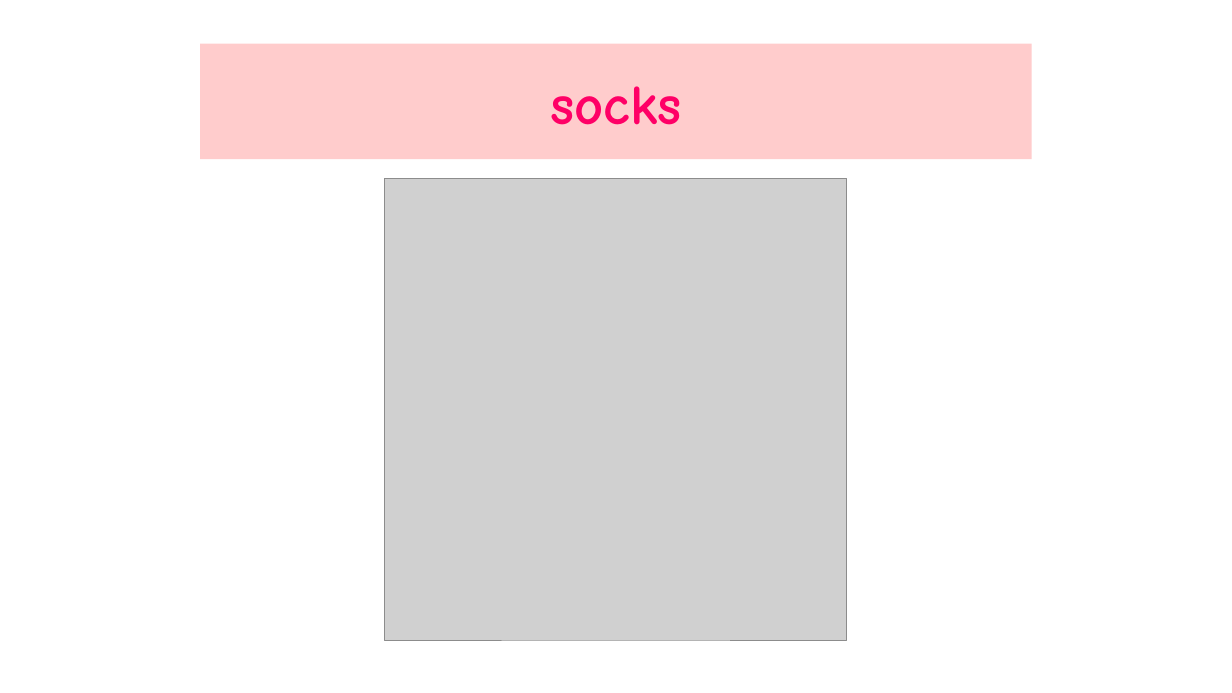
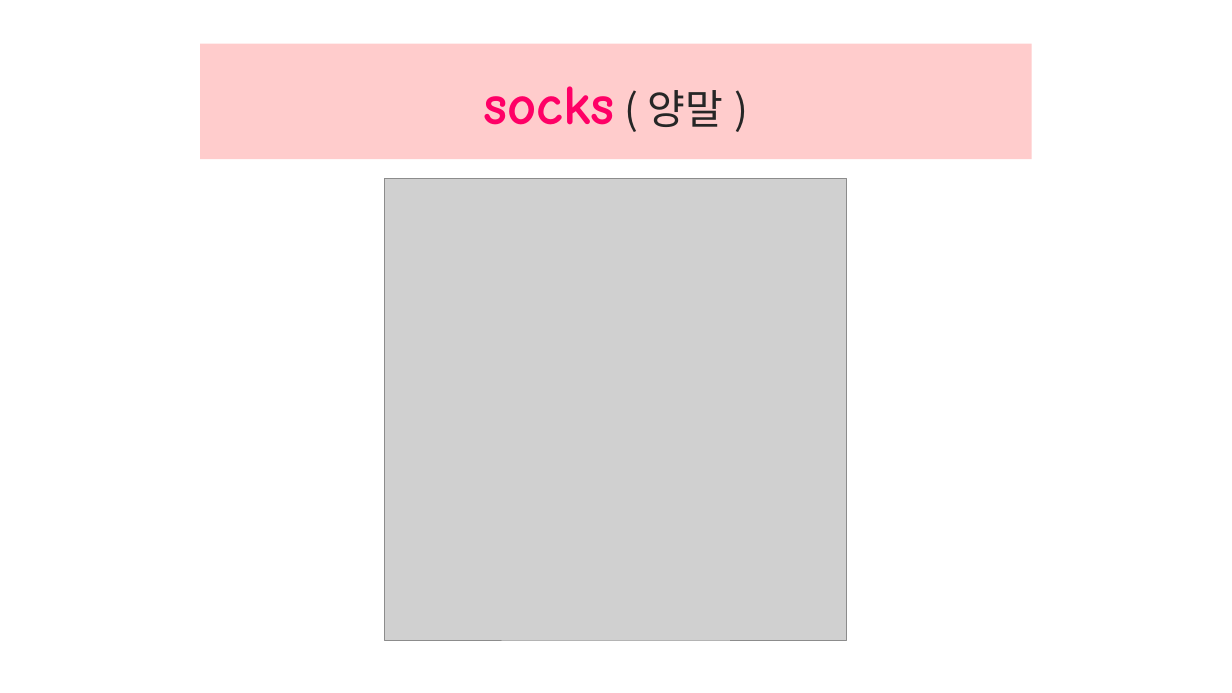
Before and after one commit to jangengineering/To-do-list, a slide deck: slide 3 of ppt/Lesson10-1_New_Words.pptx. Drawn at 1232x693 pixels with LibreOffice and Linux fonts; fonts in the diff are those of the drawing; grey boxes stand for pictures. Boxes give left, top, right and bottom in pixels: in the first picture for what was removed or moved away, otherwise in the second. Text is boxed around its words. In the diff, an @@ line names an element or a change of style, - is before the commit and + after.

```diff
--- a/ppt/Lesson10-1_New_Words.pptx
+++ b/ppt/Lesson10-1_New_Words.pptx
@@ title at [484,86,723,127]: text changed @@
-socks
+socks ( 양말 )
```
Also in this commit, not shown: 17 other slides changed, 4 slides added, 3 slides removed.
